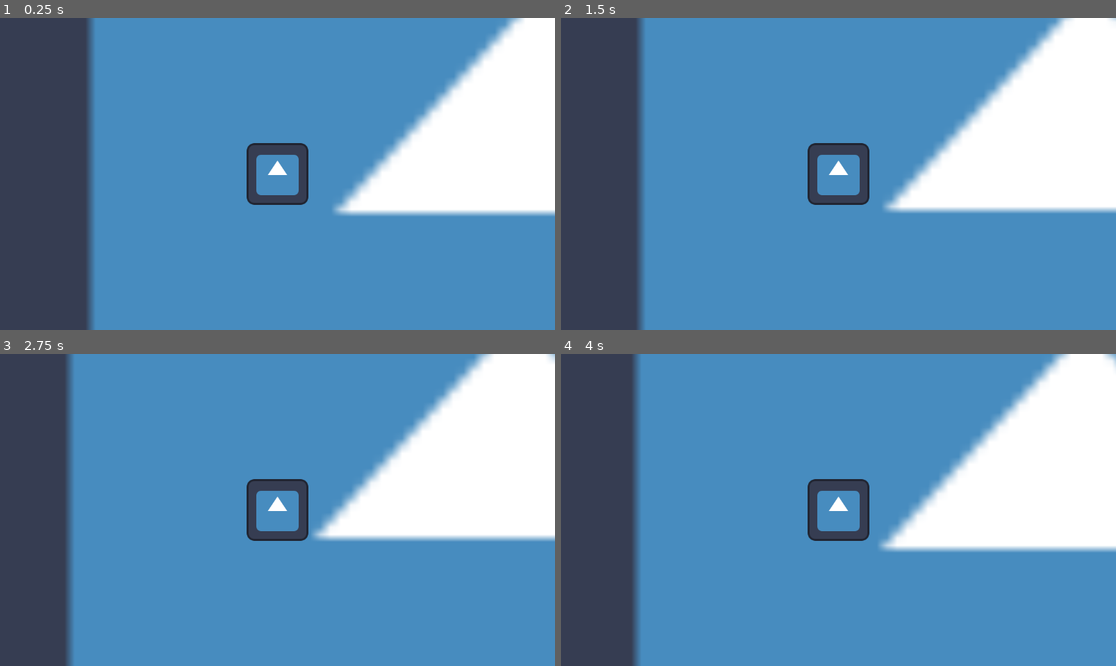
Above: before the commit, frames 1-4 (two rows, left to right).
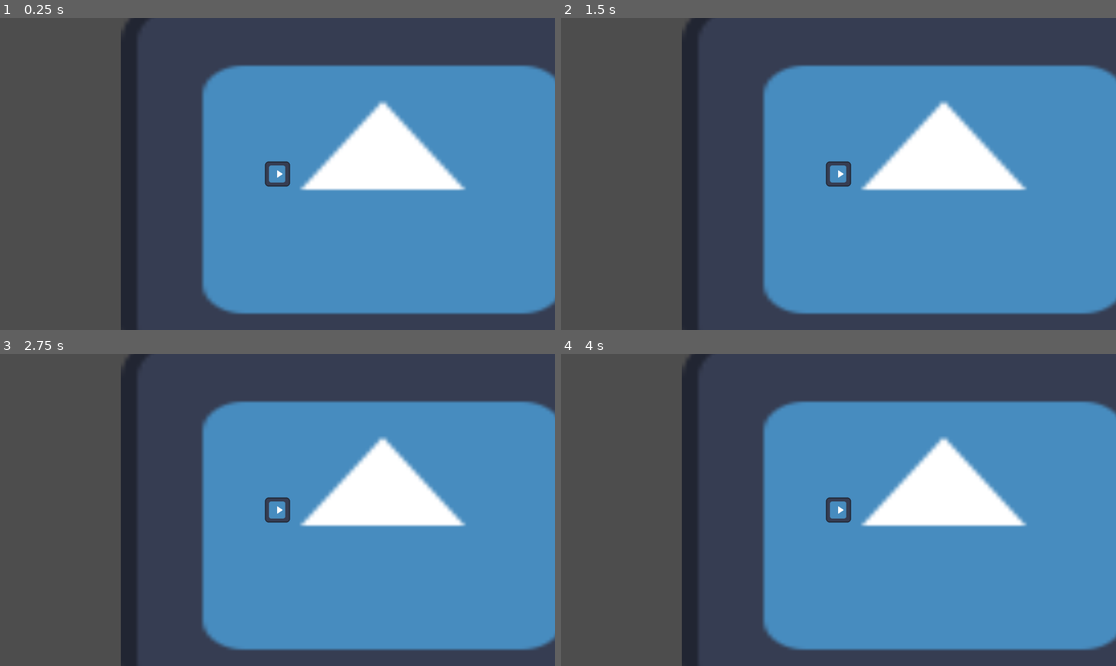
Above: after the commit, the same moments.

Repository: anniw544/TopDownTest
Game: Godot game, scene res://Scenes/Test_world.tscn
Same seed, same stepped clock (60 frames per second), same inputs: the game is played once before the commit and once after it. The engine's default icon, where the game draws it, is replaced by a stand-in: a white triangle on a blue panel in a dark square.
Inputs:
- Up to frame 1 (0.25 s): no input
- Up to frame 2 (1.5 s): tap Enter at 0.5 s; hold D (move_right, bound only before the commit) 0.53-1.28 s; hold S (move_down, bound only before the commit) from 1.28 s (still down)
- Up to frame 3 (2.75 s): release S (move_down, bound only before the commit) at 2.03 s; hold D (move_right, bound only before the commit) from 2.03 s (still down)
- Up to frame 4 (4 s): release D (move_right, bound only before the commit) at 2.78 s; hold W (move_up, bound only before the commit) 2.78-3.53 s; hold Left (move_left, bound only before the commit) from 3.53 s (still down)

The runs differ from the first frame. In frame 1, 51% of the frame differs, in the area x 15-100%, y 0-100%; in frame 2, 53%; in frame 3, 53%; in frame 4, 54%, in the area x 13-100%, y 0-100%.

Commit message:
made starting player controler

Diff:
--- a/Scenes/Player.tscn
+++ b/Scenes/Player.tscn
@@ -8,9 +8,12 @@
 
 [node name="CharacterBody2D" type="CharacterBody2D"]
 script = ExtResource("1_p0ob4")
-walk_speed = 30
+walk_speed = 100
+sprint_mod = 3
+deadzone = 0.3
 
 [node name="Sprite2D" type="Sprite2D" parent="."]
+rotation = 1.5708
 texture = ExtResource("2_htgfa")
 
 [node name="CollisionShape2D" type="CollisionShape2D" parent="."]
@@ -18,3 +21,4 @@
 shape = SubResource("RectangleShape2D_j2dhu")
 
 [node name="Camera2D" type="Camera2D" parent="."]
+zoom = Vector2(0.4, 0.4)
--- a/Scenes/Test_world.tscn
+++ b/Scenes/Test_world.tscn
@@ -11,3 +11,4 @@
 texture = ExtResource("1_pjo30")
 
 [node name="CharacterBody2D" parent="." instance=ExtResource("2_2jcny")]
+walk_speed = 200
--- a/Scripts/player.gd
+++ b/Scripts/player.gd
@@ -1,12 +1,28 @@
 extends CharacterBody2D
 
 @export var walk_speed = 0
+@export var sprint_mod = 0
+@export var deadzone = 0.5
+var rs_look = Vector2(0,0)
+
+#Player look
+func rslook():
+		rs_look.y = Input.get_axis("aim_up", "aim_down")
+		rs_look.x = Input.get_axis("aim_left", "aim_right")
+		if rs_look.length() >= deadzone:
+			rotation = rs_look.angle()
 
 func _physics_process(delta):
 
 	#Player Movment
 	var horizontal_direction = Input.get_axis("move_left", "move_right")
 	var vertical_direction = Input.get_axis("move_up", "move_down")
-	velocity.x = walk_speed * horizontal_direction
-	velocity.y = walk_speed * vertical_direction
+	if !Input.is_action_pressed("sprint"):
+		velocity.x = walk_speed * horizontal_direction
+		velocity.y = walk_speed * vertical_direction
+	elif Input.is_action_pressed("sprint"):
+		velocity.x = (walk_speed * horizontal_direction) * sprint_mod
+		velocity.y = (walk_speed * vertical_direction) * sprint_mod
+
 	move_and_slide()
+	rslook()
--- a/project.godot
+++ b/project.godot
@@ -23,9 +23,7 @@
 
 move_left={
 "deadzone": 0.5,
-"events": [Object(InputEventKey,"resource_local_to_scene":false,"resource_name":"","device":-1,"window_id":0,"alt_pressed":false,"shift_pressed":false,"ctrl_pressed":false,"meta_pressed":false,"pressed":false,"keycode":0,"physical_keycode":4194319,"key_label":0,"unicode":0,"location":0,"echo":false,"script":null)
-, Object(InputEventKey,"resource_local_to_scene":false,"resource_name":"","device":-1,"window_id":0,"alt_pressed":false,"shift_pressed":false,"ctrl_pressed":false,"meta_pressed":false,"pressed":false,"keycode":0,"physical_keycode":65,"key_label":0,"unicode":97,"location":0,"echo":false,"script":null)
-, Object(InputEventJoypadButton,"resource_local_to_scene":false,"resource_name":"","device":-1,"button_index":13,"pressure":0.0,"pressed":true,"script":null)
+"events": [Object(InputEventJoypadButton,"resource_local_to_scene":false,"resource_name":"","device":-1,"button_index":13,"pressure":0.0,"pressed":true,"script":null)
 , Object(InputEventJoypadMotion,"resource_local_to_scene":false,"resource_name":"","device":-1,"axis":0,"axis_value":-1.0,"script":null)
 ]
 }
@@ -33,24 +31,43 @@
 "deadzone": 0.5,
 "events": [Object(InputEventJoypadMotion,"resource_local_to_scene":false,"resource_name":"","device":-1,"axis":0,"axis_value":1.0,"script":null)
 , Object(InputEventJoypadButton,"resource_local_to_scene":false,"resource_name":"","device":-1,"button_index":14,"pressure":0.0,"pressed":true,"script":null)
-, Object(InputEventKey,"resource_local_to_scene":false,"resource_name":"","device":-1,"window_id":0,"alt_pressed":false,"shift_pressed":false,"ctrl_pressed":false,"meta_pressed":false,"pressed":false,"keycode":0,"physical_keycode":68,"key_label":0,"unicode":100,"location":0,"echo":false,"script":null)
-, Object(InputEventKey,"resource_local_to_scene":false,"resource_name":"","device":-1,"window_id":0,"alt_pressed":false,"shift_pressed":false,"ctrl_pressed":false,"meta_pressed":false,"pressed":false,"keycode":0,"physical_keycode":4194321,"key_label":0,"unicode":0,"location":0,"echo":false,"script":null)
 ]
 }
 move_up={
 "deadzone": 0.5,
 "events": [Object(InputEventJoypadButton,"resource_local_to_scene":false,"resource_name":"","device":-1,"button_index":11,"pressure":0.0,"pressed":true,"script":null)
 , Object(InputEventJoypadMotion,"resource_local_to_scene":false,"resource_name":"","device":-1,"axis":1,"axis_value":-1.0,"script":null)
-, Object(InputEventKey,"resource_local_to_scene":false,"resource_name":"","device":-1,"window_id":0,"alt_pressed":false,"shift_pressed":false,"ctrl_pressed":false,"meta_pressed":false,"pressed":false,"keycode":0,"physical_keycode":87,"key_label":0,"unicode":119,"location":0,"echo":false,"script":null)
-, Object(InputEventKey,"resource_local_to_scene":false,"resource_name":"","device":-1,"window_id":0,"alt_pressed":false,"shift_pressed":false,"ctrl_pressed":false,"meta_pressed":false,"pressed":false,"keycode":0,"physical_keycode":4194320,"key_label":0,"unicode":0,"location":0,"echo":false,"script":null)
 ]
 }
 move_down={
 "deadzone": 0.5,
-"events": [Object(InputEventKey,"resource_local_to_scene":false,"resource_name":"","device":-1,"window_id":0,"alt_pressed":false,"shift_pressed":false,"ctrl_pressed":false,"meta_pressed":false,"pressed":false,"keycode":0,"physical_keycode":83,"key_label":0,"unicode":115,"location":0,"echo":false,"script":null)
-, Object(InputEventKey,"resource_local_to_scene":false,"resource_name":"","device":-1,"window_id":0,"alt_pressed":false,"shift_pressed":false,"ctrl_pressed":false,"meta_pressed":false,"pressed":false,"keycode":0,"physical_keycode":4194322,"key_label":0,"unicode":0,"location":0,"echo":false,"script":null)
-, Object(InputEventJoypadButton,"resource_local_to_scene":false,"resource_name":"","device":-1,"button_index":12,"pressure":0.0,"pressed":true,"script":null)
+"events": [Object(InputEventJoypadButton,"resource_local_to_scene":false,"resource_name":"","device":-1,"button_index":12,"pressure":0.0,"pressed":true,"script":null)
 , Object(InputEventJoypadMotion,"resource_local_to_scene":false,"resource_name":"","device":-1,"axis":1,"axis_value":1.0,"script":null)
+]
+}
+aim_up={
+"deadzone": 0.5,
+"events": [Object(InputEventJoypadMotion,"resource_local_to_scene":false,"resource_name":"","device":-1,"axis":3,"axis_value":-1.0,"script":null)
+]
+}
+aim_down={
+"deadzone": 0.5,
+"events": [Object(InputEventJoypadMotion,"resource_local_to_scene":false,"resource_name":"","device":-1,"axis":3,"axis_value":1.0,"script":null)
+]
+}
+aim_left={
+"deadzone": 0.5,
+"events": [Object(InputEventJoypadMotion,"resource_local_to_scene":false,"resource_name":"","device":-1,"axis":2,"axis_value":-1.0,"script":null)
+]
+}
+aim_right={
+"deadzone": 0.5,
+"events": [Object(InputEventJoypadMotion,"resource_local_to_scene":false,"resource_name":"","device":-1,"axis":2,"axis_value":1.0,"script":null)
+]
+}
+sprint={
+"deadzone": 0.5,
+"events": [Object(InputEventJoypadButton,"resource_local_to_scene":false,"resource_name":"","device":-1,"button_index":9,"pressure":0.0,"pressed":true,"script":null)
 ]
 }
 
